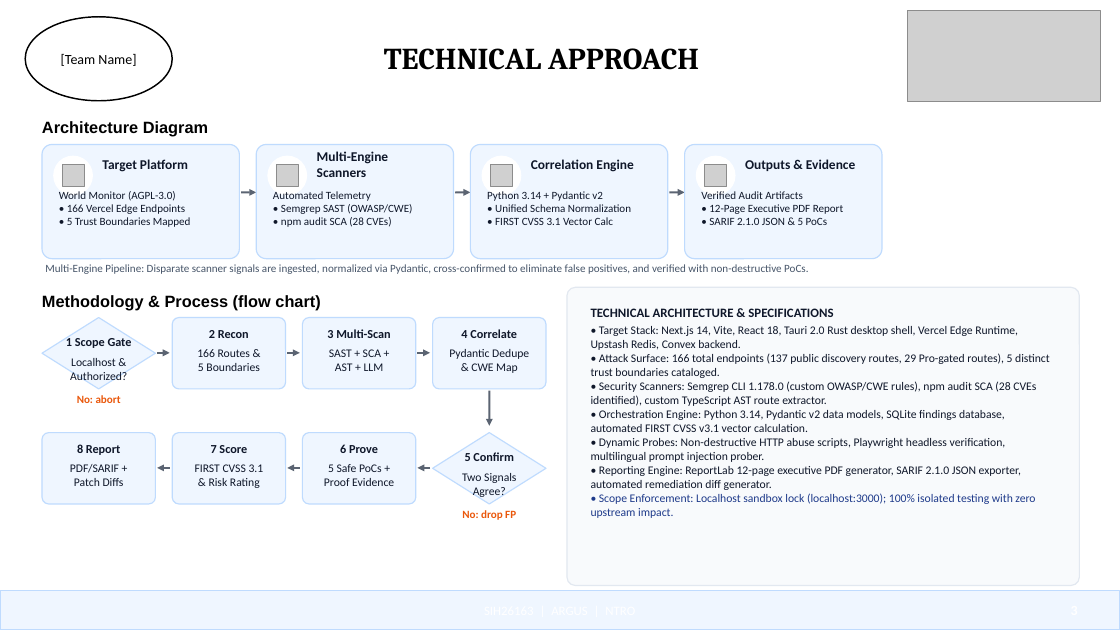
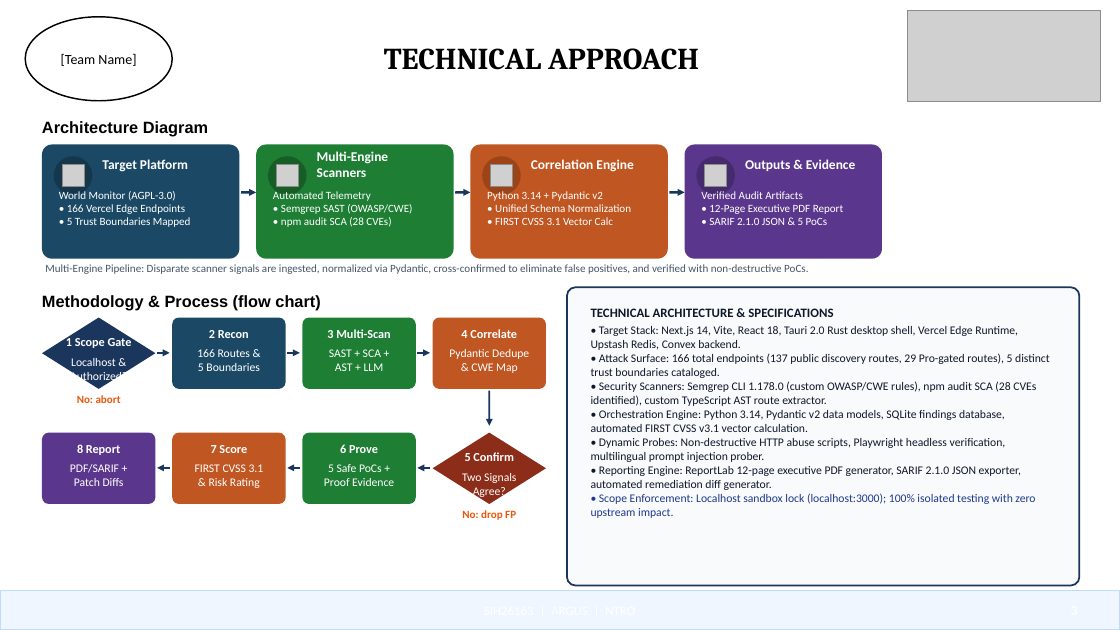
Before and after one commit to princeyadaviiit/argus-world-monitor, a slide deck: slide 3 of SIH26163_ARGUS_Idea_PPT_Color.pptx. Drawn at 1120x630 pixels with LibreOffice and Linux fonts; fonts in the diff are those of the drawing; grey boxes stand for pictures. Boxes give left, top, right and bottom in pixels: in the first picture for what was removed or moved away, otherwise in the second. Text is boxed around its words. In the diff, an @@ line names an element or a change of style, - is before the commit and + after.

Commit message:
style: apply rich reference image solid background box colors and high-contrast typography across all slides

```diff
--- a/SIH26163_ARGUS_Idea_PPT_Color.pptx
+++ b/SIH26163_ARGUS_Idea_PPT_Color.pptx
@@ rounded rectangle at (42,145,239,259): fill #EFF6FF to #1B4965; outline #BFDBFE 1 pt to none @@
@@ rounded rectangle at (685,145,882,259): fill #EFF6FF to #5A378C; outline #BFDBFE 1 pt to none @@
@@ ellipse at (54,156,92,195): fill #FFFFFF to #14374C; outline #FFFFFF 1 pt to none @@
@@ ellipse at (268,156,307,195): fill #FFFFFF to #165E26; outline #FFFFFF 1 pt to none @@
@@ ellipse at (482,156,521,195): fill #FFFFFF to #9C4418; outline #FFFFFF 1 pt to none @@
@@ ellipse at (697,156,735,195): fill #FFFFFF to #462A6E; outline #FFFFFF 1 pt to none @@
@@ arrow (241, 192) - (256, 192): stroke #5B6472 1.75 pt to #1B365D 2 pt @@
@@ arrow (455, 192) - (471, 192): stroke #5B6472 1.75 pt to #1B365D 2 pt @@
@@ arrow (670, 192) - (685, 192): stroke #5B6472 1.75 pt to #1B365D 2 pt @@
@@ rounded rectangle at (567,287,1080,586): outline #E2E8F0 1 pt to #1B365D 1.5 pt @@
@@ diamond at (42,318,155,389): fill #EFF6FF to #1B365D; outline #BFDBFE 1 pt to none @@
@@ rounded rectangle at (172,318,286,389): fill #EFF6FF to #1B4965; outline #BFDBFE 1 pt to none @@
@@ arrow (157, 353) - (170, 353): stroke #5B6472 1.75 pt to #1B365D 1.5 pt @@
@@ arrow (287, 353) - (300, 353): stroke #5B6472 1.75 pt to #1B365D 1.5 pt @@
@@ arrow (418, 353) - (430, 353): stroke #5B6472 1.75 pt to #1B365D 1.5 pt @@
@@ arrow (490, 391) - (490, 426): stroke #5B6472 1.75 pt to #1B365D 1.5 pt @@
@@ rounded rectangle at (42,433,155,504): fill #EFF6FF to #5A378C; outline #BFDBFE 1 pt to none @@
@@ fill #EFF6FF to #C05621; outline #BFDBFE 1 pt to none in 3 elements at (471,145,668,259), (433,318,546,389), (172,433,286,504) @@
@@ fill #EFF6FF to #1E7E34; outline #BFDBFE 1 pt to none in 3 elements at (256,145,454,259), (302,318,416,389), (302,433,416,504) @@
@@ diamond at (433,433,546,504): fill #EFF6FF to #8C2D19; outline #BFDBFE 1 pt to none @@
@@ text colour #0F172A to #FFFFFF in 24 elements at (102,159,188,172), (59,191,191,227), (317,151,389,177), (273,191,412,227), (531,159,633,172), (487,191,631,225), (745,159,855,171), (701,191,843,225), (66,336,132,348), (70,358,127,383), (209,330,249,338), (197,349,259,371), (327,329,390,338), (329,349,384,371), (461,329,517,338), (449,349,529,373), (465,452,513,461), (462,473,516,498), (340,444,378,453), (324,464,394,486), (211,445,247,453), (195,464,264,488), (77,444,120,455), (70,464,124,486) @@
@@ arrow (170, 468) - (157, 468): stroke #5B6472 1.75 pt to #1B365D 1.5 pt @@
@@ arrow (300, 468) - (287, 468): stroke #5B6472 1.75 pt to #1B365D 1.5 pt @@
@@ arrow (430, 468) - (418, 468): stroke #5B6472 1.75 pt to #1B365D 1.5 pt @@
```
Also in this commit, not shown: 5 other slides changed, 2 other files.
